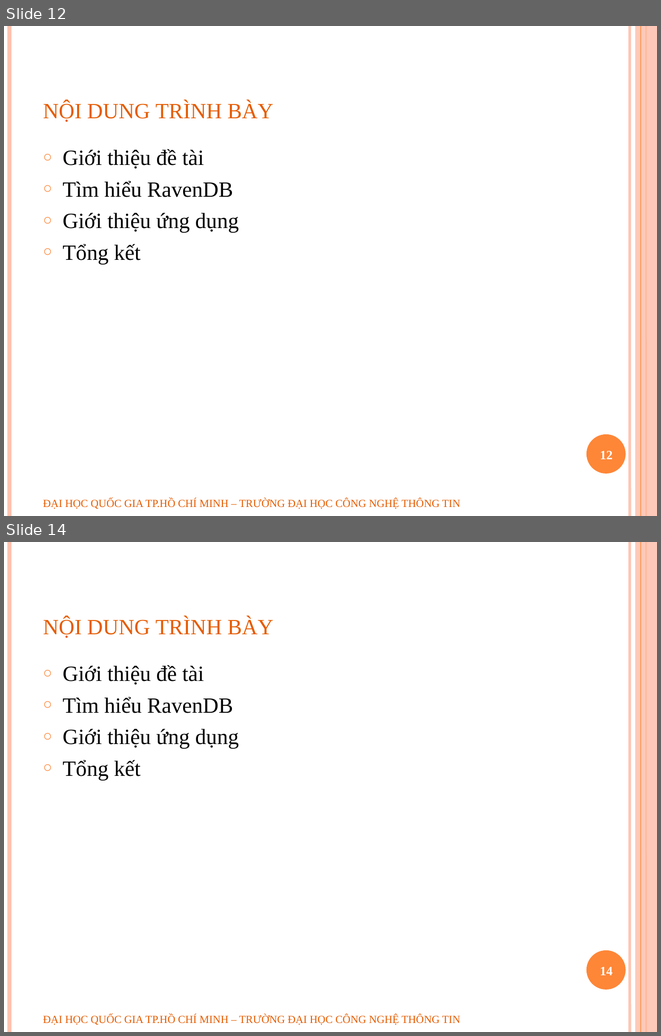
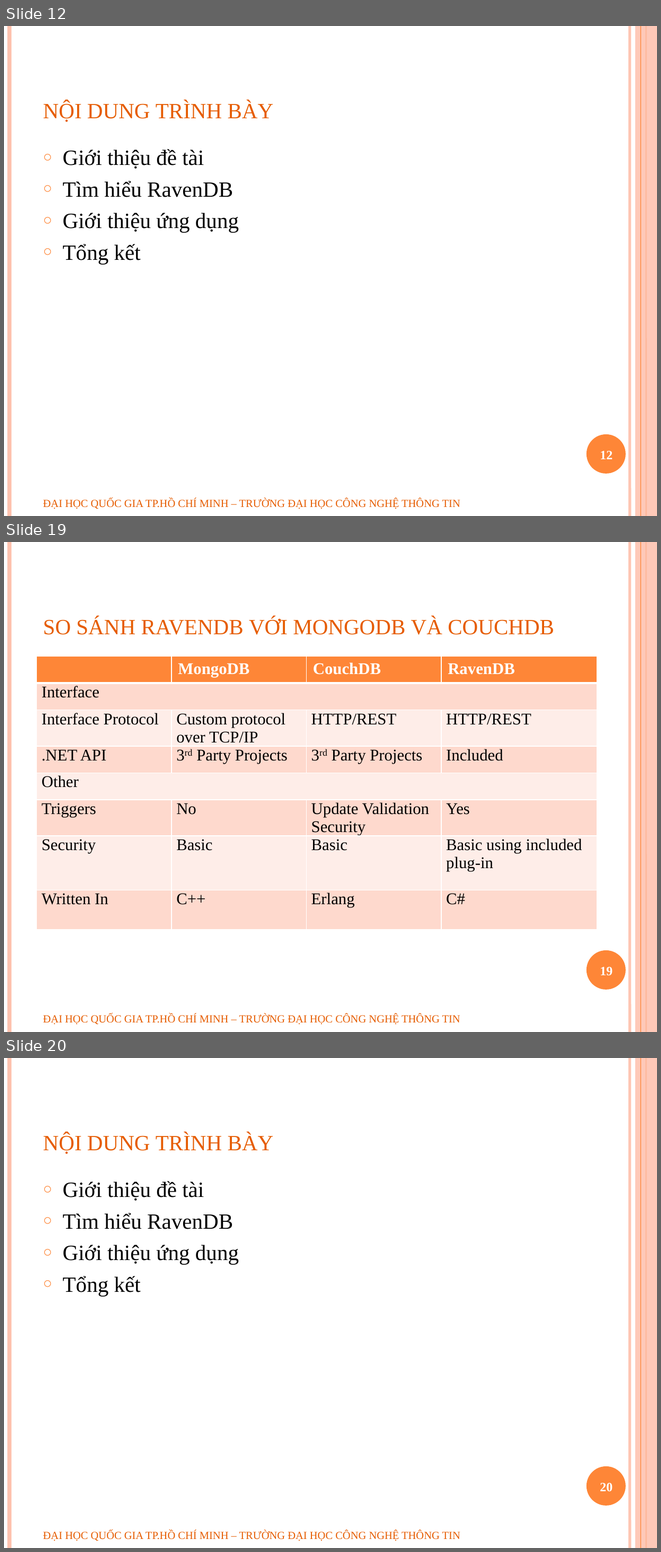
Before and after one commit to geovip/nosqlravendbuit, a slide deck: Document/slide bao cao.pptx. Shown one above the other, each under a label of ours: slides 12 and 14 before the commit, slides 12, 19 and 20 after it; the slides between them are not shown. The pictures are 661x1036 and 661x1552 pixels, drawn with LibreOffice and Linux fonts; fonts in the diff are those of the drawing; background and template pictures are left out. Boxes give left, top, right and bottom in pixels: in the first picture for what was removed or moved away, otherwise in the second. Text is boxed around its words. In the diff, an @@ line names an element or a change of style, - is before the commit and + after.

```diff
--- a/Document/slide bao cao.pptx
+++ b/Document/slide bao cao.pptx
@@ slide 19 added at (4,542,657,1032), background #FFFFFF; not listed: 6 template elements that a slide beside it also shows @@
@@ title added at (43,617,554,635), 30 pt, text #E65C01, small capitals @@
+so sánh ravendb với mongodb và couchdb
@@ table added at (37,656,598,941), 8 rows, 4 columns @@
+ | MongoDB | CouchDB | RavenDB
+Interface |  |  | 
+Interface Protocol | Custom protocol over TCP/IP | HTTP/REST | HTTP/REST
+.NET API | 3rd Party Projects | 3rd Party Projects | Included
+Other |  |  | 
+Triggers | No | Update Validation / Security | Yes
+Security | Basic | Basic | Basic using included plug-in
+Written In | C++ | Erlang | C#
@@ page number added at (600,967,612,975), 14 pt, text #FFFFFF, bold @@
+19
@@ text added at (43,1014,460,1024), 12 pt, text #E65C01 @@
+ĐẠI HỌC QUỐC GIA TP.HỒ CHÍ MINH – TRƯỜNG ĐẠI HỌC CÔNG NGHỆ THÔNG TIN
@@ what was slide 14 is now slide 20 @@
@@ page number at (600,1483,612,1491): text changed @@
-14
+20
```
Also in this commit, not shown: 6 other slides added, 1 slide removed.
